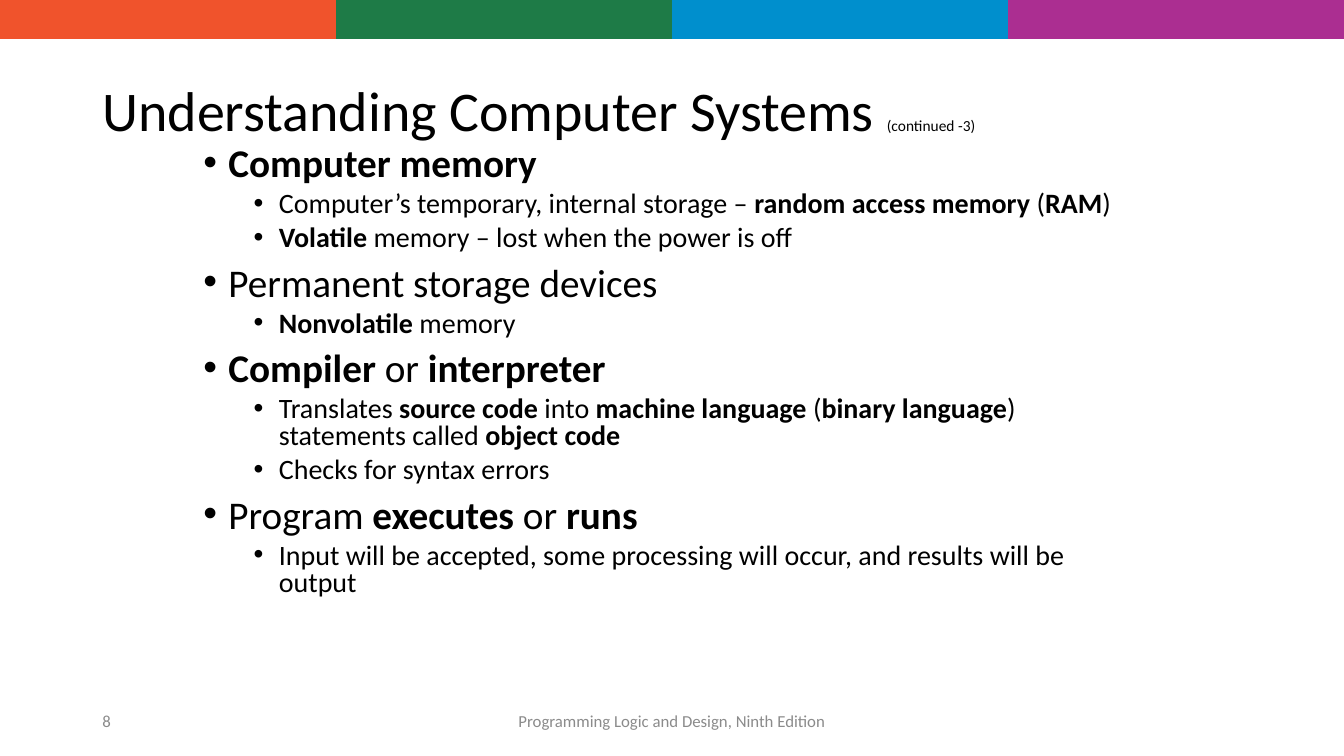
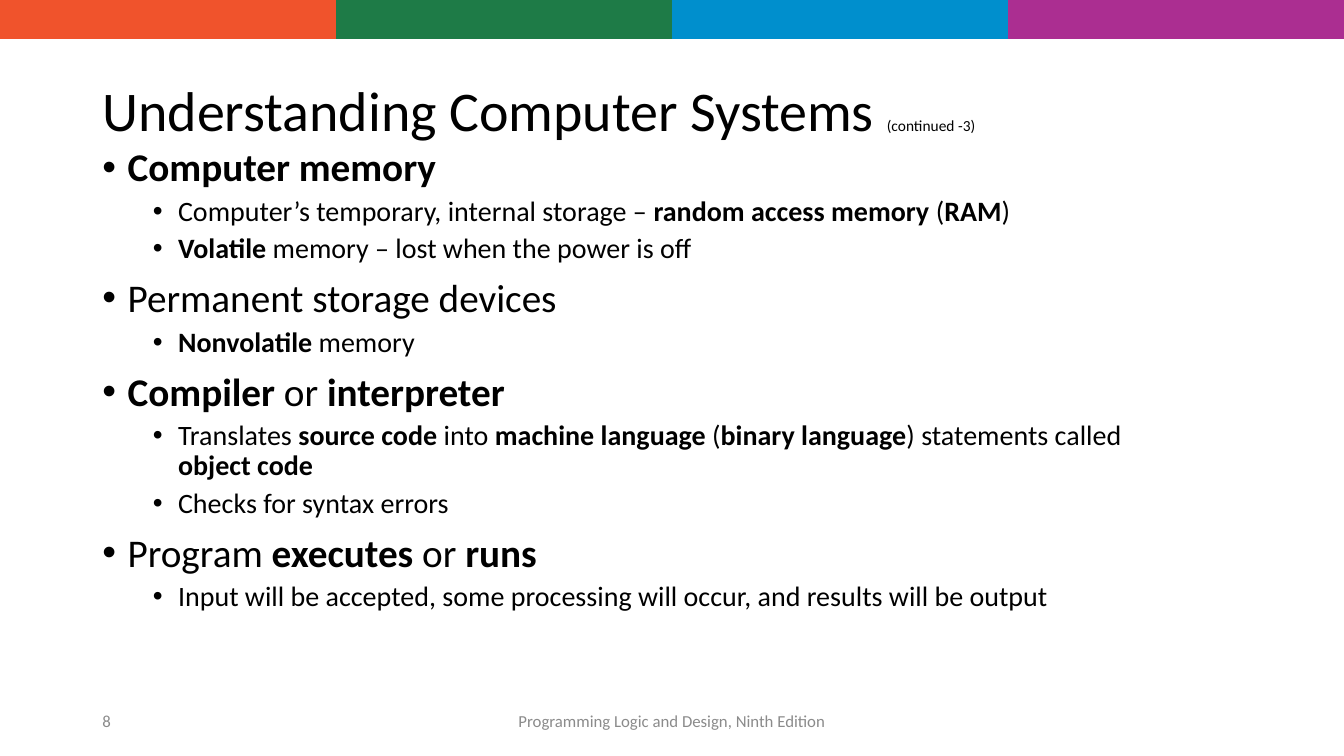
Before and after one commit to shyed2001/Utsho, a slide deck: slide 8 of OODP/OODP101_Week1.pptx. Drawn at 1344x756 pixels with LibreOffice and Linux fonts; fonts in the diff are those of the drawing; background and template pictures are left out. Boxes give left, top, right and bottom in pixels: in the first picture for what was removed or moved away, otherwise in the second. Text is boxed around its words. In the diff, an @@ line names an element or a change of style, - is before the commit and + after.

```diff
--- a/OODP/OODP101_Week1.pptx
+++ b/OODP/OODP101_Week1.pptx
@@ text "Computer memory": place and size @@
-text "Computer memory" at box(228, 151, 1111, 597)
+text "Computer memory" at box(128, 155, 1122, 611)
@@ text "Computer memory" at box(128, 155, 1122, 611): line spacing 0.8 to 0.9 @@
```
Also in this commit, not shown: 8 other slides changed.
